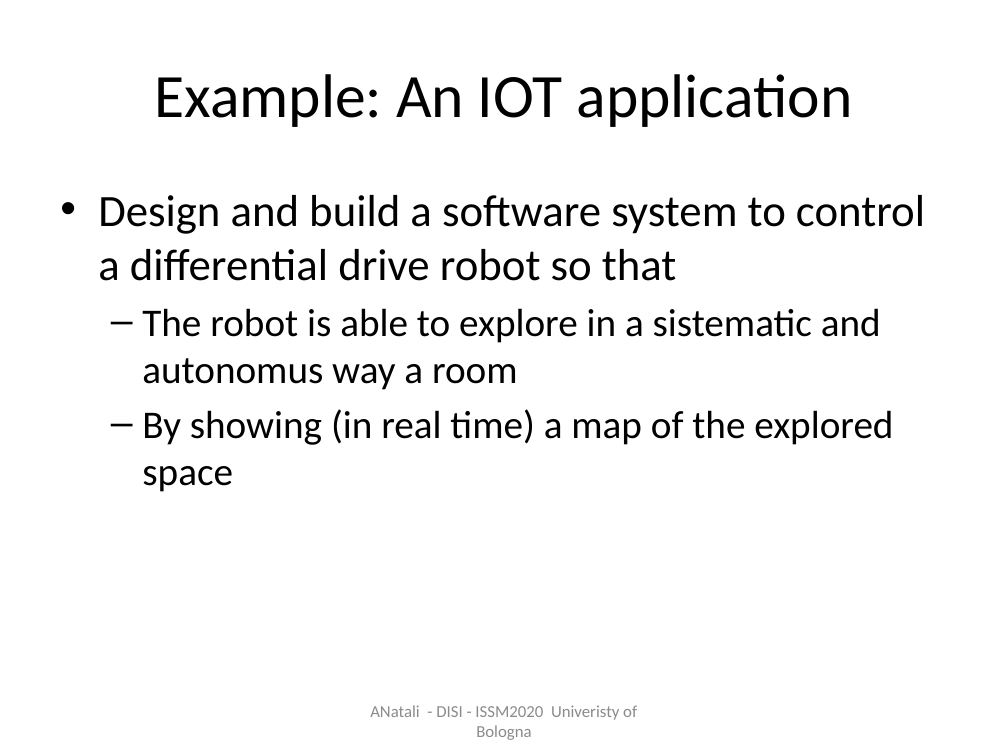
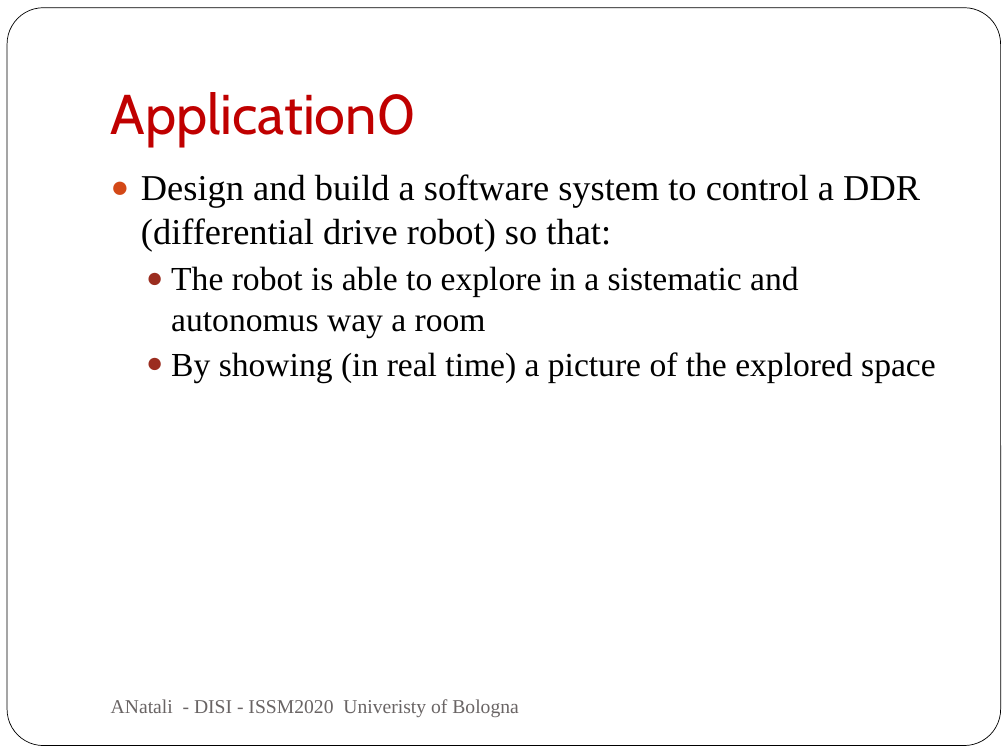
Before and after one commit to anatali/iss2020LabBo, a slide deck: slide 16 of it.unibo.issLabStart/userDocs/ISSM2020.pptx (slide 10 before the commit). Drawn at 1008x756 pixels with LibreOffice and Linux fonts; fonts in the diff are those of the drawing. Boxes give left, top, right and bottom in pixels: in the first picture for what was removed or moved away, otherwise in the second. Text is boxed around its words. In the diff, an @@ line names an element or a change of style, - is before the commit and + after.

```diff
--- a/it.unibo.issLabStart/userDocs/ISSM2020.pptx
+++ b/it.unibo.issLabStart/userDocs/ISSM2020.pptx
@@ rounded rectangle added at [7,8,1001,746], fill #FFFFFF, outline #000000 0.5 pt @@
@@ title "Application0" at [111,92,417,147]: vertical alignment middle to bottom @@
@@ title at [111,92,417,147]: text changed; size 44 to 40 pt; font Calibri to Cabin; text colour #000000 to #C00000 @@
-Example: An IOT application
+Application0
@@ text "Design and build a software ...": place and size @@
-text "Design and build a software ..." at [98,195,925,492]
+text "Design and build a software ..." at [141,174,936,383]
@@ text at [141,174,920,251]: text changed; size 32 to 26 pt; font Calibri to Times New Roman @@
-• Design and build a software system to control a differential drive robot so that
+● Design and build a software system to control a DDR (differential drive robot) so that:
@@ text at [171,266,799,337]: size 28 to 24 pt, font Calibri to Times New Roman in "The robot is able to explore in ..."; bullet – to ●; less space between paragraphs @@
@@ text at [171,352,936,383]: text changed; size 28 to 24 pt; font Calibri to Times New Roman @@
-  – By showing (in real time) a map of the explored space
+  ● By showing (in real time) a picture of the explored space
@@ text "ANatali - DISI - ISSM2020 ...": place and size @@
-text "ANatali - DISI - ISSM2020 ..." at [370,705,637,740]
+text "ANatali - DISI - ISSM2020 ..." at [111,699,518,717]
@@ text "ANatali - DISI - ISSM2020 ..." at [111,699,518,717]: size 12 to 14 pt, font Calibri to Times New Roman, text colour #8C8C8C to #696464; alignment centre to left @@
```
Also in this commit, not shown: 10 other slides changed, 8 slides added, 6 other files.
